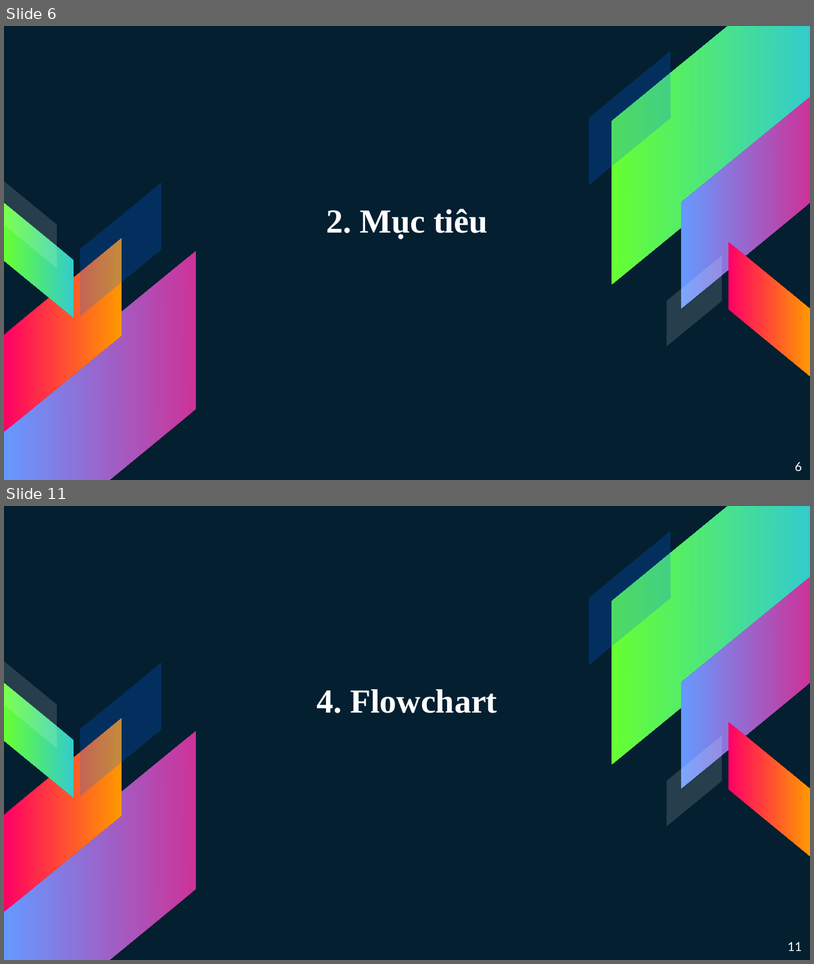
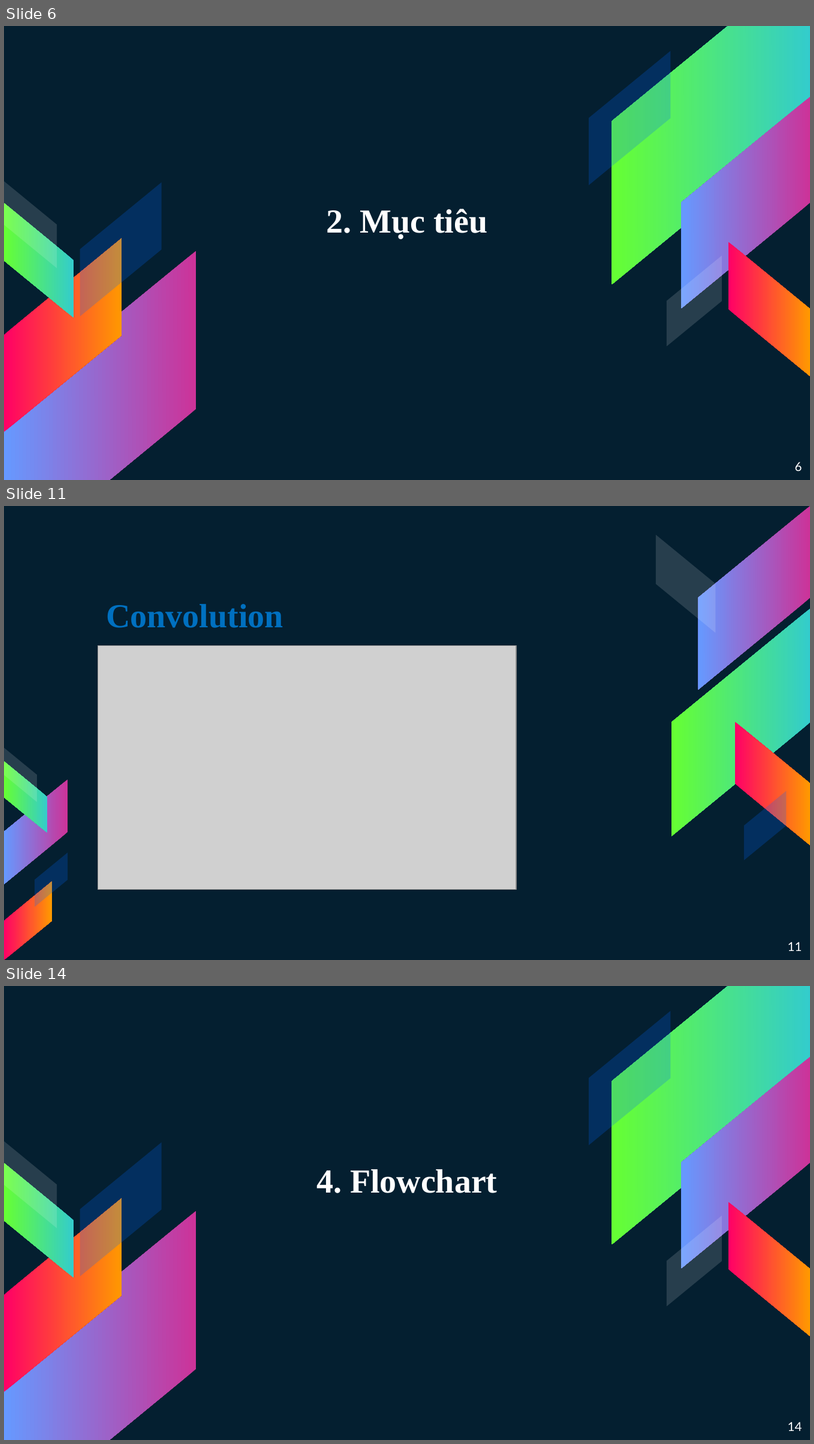
Before and after one commit to 15110383/MachineLearning, a slide deck: MALE.pptx. Shown one above the other, each under a label of ours: slides 6 and 11 before the commit, slides 6, 11 and 14 after it; the slides between them are not shown. The pictures are 814x964 and 814x1444 pixels, drawn with LibreOffice and Linux fonts; fonts in the diff are those of the drawing; grey boxes stand for pictures. Boxes give left, top, right and bottom in pixels: in the first picture for what was removed or moved away, otherwise in the second. Text is boxed around its words. In the diff, an @@ line names an element or a change of style, - is before the commit and + after.

```diff
--- a/MALE.pptx
+++ b/MALE.pptx
@@ slide 11 added at (x1=4, y1=506, x2=810, y2=960), background #041F30 @@
@@ title added at (x1=106, y1=604, x2=283, y2=628), 30 pt, text #0070C0, bold @@
+Convolution
@@ picture added at (x1=98, y1=646, x2=517, y2=889) @@
@@ group added at (x1=656, y1=506, x2=810, y2=860): 5 parallelograms @@
@@ group added at (x1=4, y1=748, x2=68, y2=959): 5 parallelograms @@
@@ page number added at (x1=788, y1=942, x2=803, y2=951), 11 pt, text #FFFFFF @@
+11
@@ what was slide 11 is now slide 14 @@
@@ page number at (x1=788, y1=1422, x2=803, y2=1431): text changed @@
-11
+14
```
Also in this commit, not shown: 2 slides changed, 6 other slides added, 4 slides removed, 1 other file.
